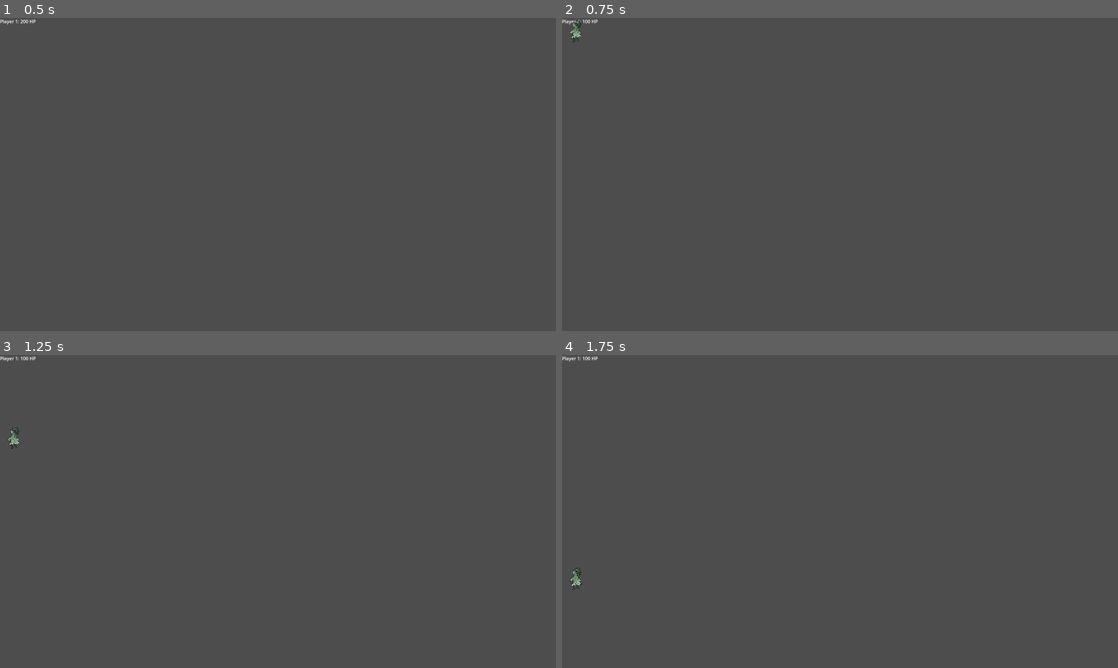
Above: before the commit, frames 1-4 (two rows, left to right).
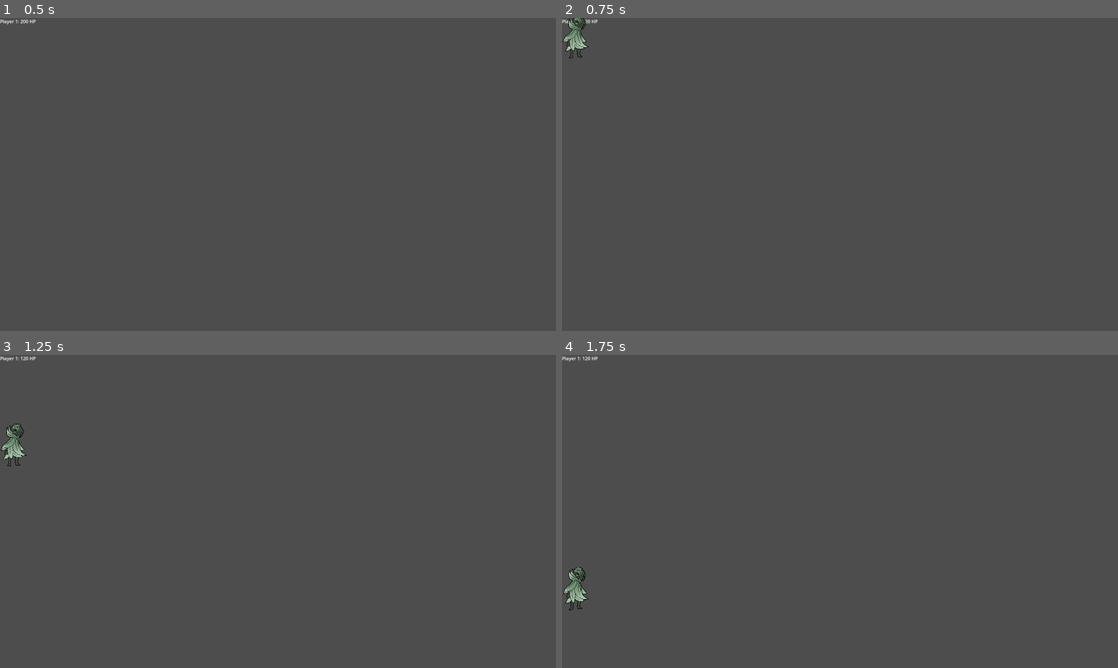
Above: after the commit, the same moments.

Repository: FablabMurat/2025GameJamCantal-2
Game: Godot game, scene res://main.tscn
Same seed, same stepped clock (60 frames per second), same inputs: the game is played once before the commit and once after it.
Inputs:
- Up to frame 1 (0.5 s): no input
- Up to frame 2 (0.75 s): tap Enter at 0.5 s
- Up to frame 3 (1.25 s): no input
- Up to frame 4 (1.75 s): no input

Frame 1 is identical in both runs. In frame 2, 0.3% of the frame differs, in the area x 0-5%, y 0-13%; in frame 3, 0.3%; in frame 4, 0.3%, in the area x 0-5%, y 0-82%.

Commit message:
feat: more animations handling

Diff:
--- a/data/character_data.gd
+++ b/data/character_data.gd
@@ -7,9 +7,11 @@
 @export var attacks: Dictionary
 @export var stats: CharacterStats
 @export var collision_shape: Shape2D
+@export var sprite_offset: Vector2
 
-func _init(name: String = "Placeholder", sprite: SpriteFrames = null, collisions: Shape2D = null, base_stats: CharacterStats = null) -> void:
+func _init(name: String = "Placeholder", sprite: SpriteFrames = null, collisions: Shape2D = null, base_stats: CharacterStats = null, animated_sprite_offset: Vector2 = Vector2.ZERO) -> void:
 	display_name = name
 	sprite_frames = sprite
 	stats = base_stats
 	collision_shape = collisions
+	sprite_offset = animated_sprite_offset
--- a/data/character_stats.gd
+++ b/data/character_stats.gd
@@ -9,7 +9,11 @@
 		health_change.emit()
 
 @export var speed: int
+@export var jump_strength: int
+@export var gravity: int
 
-func _init(base_health: int = 100, base_speed: int = 200) -> void:
+func _init(base_health: int = 100, base_speed: int = 300, base_jump_strength: int = 400, base_gravity: int = 900) -> void:
 	health = base_health
 	speed = base_speed
+	jump_strength = base_jump_strength
+	gravity = base_gravity
--- a/data/data.gd
+++ b/data/data.gd
@@ -2,7 +2,24 @@
 
 enum DeathReason { VOID, NO_HEALTH };
 
-const PROJECTILE_SPEED_FAST: int = 500
+enum ProjectileSpeed {PROJECTILE_SPEED_FAST = 500}
+
+enum CharacterSpeed {
+	CHARACTER_SPEED_FAST = 500,
+	CHARACTER_SPEED_MEDIUM = 300
+};
+
+enum JumpStrength {
+	JUMP_STRENGTH_HIGH = 600,
+	JUMP_STRENGTH_MEDIUM = 400
+};
+
+enum Gravity {
+	GRAVITY_LOW = 600,
+	GRAVITY_MEDIUM = 800,
+	GRAVITY_HIGH = 1000
+}
+
 
 var EXPLODE_ON_COLLIDE = func(projectile: Projectile, body: Node2D) -> void:
 	if body is Player:
@@ -13,28 +30,23 @@
 	"camelia_missile": ProjectileData.new(
 		preload("res://resources/projectiles/camelia_missile_sprite_frames.tres"),
 		preload("res://resources/projectiles/camelia_missile_shape.tres"),
-		PROJECTILE_SPEED_FAST,
+		ProjectileSpeed.PROJECTILE_SPEED_FAST,
 		EXPLODE_ON_COLLIDE
 	),
 }
 
 var CHARACTERS_DATA: Dictionary = {
-	"cyclamen": CharacterData.new(
-		"Cyclamen",
-		preload("res://resources/characters/cyclamen_sprite_frames.tres"),
-		null,
-		CharacterStats.new(100, 400)
-	),
-	"camelia": CharacterData.new(
-		"Camelia",
-		preload("res://resources/characters/camelia_sprite_frames.tres"),
-		null,
-		CharacterStats.new(100, 200)
-	),
 	"sauge": CharacterData.new(
 		"Sauge",
 		preload("res://resources/characters/sauge_sprite_frames.tres"),
 		preload("res://resources/characters/sauge_collision_shape.tres"),
-		CharacterStats.new(100, 200)
+		CharacterStats.new(120, CharacterSpeed.CHARACTER_SPEED_MEDIUM, JumpStrength.JUMP_STRENGTH_MEDIUM, Gravity.GRAVITY_HIGH)
+	),
+	"muguet": CharacterData.new(
+		"Muguet",
+		preload("res://resources/characters/muguet_sprite_frames.tres"),
+		preload("res://resources/characters/muguet_collision_shape.tres"),
+		CharacterStats.new(80, CharacterSpeed.CHARACTER_SPEED_FAST, JumpStrength.JUMP_STRENGTH_HIGH, Gravity.GRAVITY_MEDIUM),
+		Vector2(0, -70)
 	),
 }
--- a/data/projectile_data.gd
+++ b/data/projectile_data.gd
@@ -6,9 +6,11 @@
 var speed: int
 # func(projectile: Projectile, body: Node2D)
 var collision_handler: Callable
+var lifetime: int
 
-func _init(sprite: SpriteFrames, collisions: Shape2D, move_speed: int, on_collision: Callable) -> void:
+func _init(sprite: SpriteFrames, collisions: Shape2D, move_speed: int, on_collision: Callable, life_time: int = -1) -> void:
 	sprite_frames = sprite;
 	collision_shape = collisions;
 	speed = move_speed;
 	collision_handler = on_collision;
+	lifetime = life_time
--- a/main.gd
+++ b/main.gd
@@ -21,9 +21,12 @@
 		$Gui/InFightGui/RichTextLabel.add_text("Player %d: %d HP\n" % [(player as Player).id, (player as Player).stats.health]);
 
 
+var current_character: int = 0
+
 func init_player(id: int) -> Player:
 	var player = preload("res://player.tscn").instantiate()
-	player.init_character("sauge")
+	player.init_character(["sauge", "muguet"][current_character])
+	current_character+=1;
 	player.id = id
 	add_child(player);
 	player.position.x = 50
--- a/player.gd
+++ b/player.gd
@@ -2,10 +2,6 @@
 extends CharacterBody2D
 
 signal death(reason: Data.DeathReason)
-
-# Vertical impulse applied to the character upon jumping
-@export var JUMP_IMPULSE = -400
-var gravity = ProjectSettings.get_setting("physics/2d/default_gravity");
 
 var id: int;
 
@@ -13,6 +9,7 @@
 var target_velocity: Vector2 = Vector2.ZERO;
 var facing = 0;
 var try_jump: bool = false
+var running: bool = false
 
 var base_stats: CharacterStats
 var stats: CharacterStats
@@ -23,6 +20,7 @@
 	stats = base_stats.duplicate();
 	$WorldCollision.shape = data.collision_shape;
 	$AnimatedSprite2D.sprite_frames = data.sprite_frames;
+	$AnimatedSprite2D.offset = data.sprite_offset
 	$AnimatedSprite2D.play("idle")
 
 func _ready() -> void:
@@ -39,7 +37,10 @@
 	if (event is InputEventJoypadButton):
 		if (event as InputEventJoypadButton).button_index == JOY_BUTTON_A:
 			try_jump = event.pressed;
-		if (event as InputEventJoypadButton).button_index == JOY_BUTTON_X && event.pressed:
+		if (event as InputEventJoypadButton).button_index == JOY_BUTTON_X:
+			running = event.pressed;
+		if (event as InputEventJoypadButton).button_index == JOY_BUTTON_B && event.pressed:
+			$AnimatedSprite2D.play("attack")
 			var projectile = preload("res://projectile.tscn").instantiate();
 			projectile.init_projectile("camelia_missile")
 			projectile.position = position;
@@ -48,23 +49,28 @@
 			get_parent().add_child(projectile);
 
 func _physics_process(delta):
-	if not is_on_floor():
-		velocity.y += gravity * delta
+	var on_floor = is_on_floor();
+
+	if not on_floor:
+		$AnimatedSprite2D.play("jump");
+		velocity.y += stats.gravity * delta
 
 	if abs(left_joystick_direction.x) > 0.2:
-		velocity.x = left_joystick_direction.x * stats.speed
-		if abs(velocity.x) < 0.01:
-			facing = 0;
-			$AnimatedSprite2D.play("idle");
-		else:
+		velocity.x = left_joystick_direction.x * stats.speed * (1.5 if running and on_floor else 1)
+
+		if on_floor:
 			$AnimatedSprite2D.play("walk");
-			facing = velocity.x;
-			$AnimatedSprite2D.flip_h = facing < 0;
+		facing = velocity.x;
+		$AnimatedSprite2D.flip_h = facing < 0;
 	else:
 		velocity.x = velocity.x / 1.2;
+		facing = 0;
+		if on_floor and !($AnimatedSprite2D.is_playing() and $AnimatedSprite2D.animation=="attack"):
+			$AnimatedSprite2D.play("idle");
 
-	if try_jump and is_on_floor():
-		velocity.y = JUMP_IMPULSE;
+
+	if try_jump and on_floor:
+		velocity.y = -stats.jump_strength;
 	move_and_slide();
 
 func handle_death(reason: Data.DeathReason):
--- a/player.tscn
+++ b/player.tscn
@@ -1,17 +1,16 @@
-[gd_scene load_steps=3 format=3 uid="uid://bnnav48dalni8"]
+[gd_scene load_steps=2 format=3 uid="uid://bnnav48dalni8"]
 
 [ext_resource type="Script" path="res://player.gd" id="1_6vsy3"]
-[ext_resource type="Shape2D" uid="uid://bjk8hde3xsqu5" path="res://resources/characters/sauge_collision_shape.tres" id="2_4epe3"]
 
 [node name="Player" type="CharacterBody2D"]
+scale = Vector2(2, 2)
 collision_layer = 2
 floor_snap_length = 10.0
 safe_margin = 0.15
 script = ExtResource("1_6vsy3")
 
 [node name="WorldCollision" type="CollisionShape2D" parent="."]
-position = Vector2(0, -1)
-shape = ExtResource("2_4epe3")
+position = Vector2(0, 10)
 
 [node name="AnimatedSprite2D" type="AnimatedSprite2D" parent="."]
 scale = Vector2(0.1, 0.1)
--- /dev/null
+++ b/resources/characters/muguet_collision_shape.tres
@@ -0,0 +1,5 @@
+[gd_resource type="CapsuleShape2D" format=3 uid="uid://xb4173xa74kx"]
+
+[resource]
+radius = 17.0
+height = 55.0
--- /dev/null
+++ b/resources/characters/muguet_sprite_frames.tres
@@ -0,0 +1,82 @@
+[gd_resource type="SpriteFrames" load_steps=13 format=3 uid="uid://d2wqeyddx3mop"]
+
+[ext_resource type="Texture2D" uid="uid://c4wcc5teu35vs" path="res://assets/characters/muguet/idle_1.png" id="1_cn43k"]
+[ext_resource type="Texture2D" uid="uid://c1l242yaqtp5q" path="res://assets/characters/muguet/attack_1.png" id="1_en0th"]
+[ext_resource type="Texture2D" uid="uid://tmsc0bsp5q8v" path="res://assets/characters/muguet/walk_1.png" id="1_in1gh"]
+[ext_resource type="Texture2D" uid="uid://dmii01gerekf1" path="res://assets/characters/muguet/idle_2.png" id="2_hnfqt"]
+[ext_resource type="Texture2D" uid="uid://cxfwy6aac51xm" path="res://assets/characters/muguet/attack_2.png" id="2_jhdnj"]
+[ext_resource type="Texture2D" uid="uid://j2a2db3f3a12" path="res://assets/characters/muguet/walk_2.png" id="2_wmfon"]
+[ext_resource type="Texture2D" uid="uid://i3pxwof2gb75" path="res://assets/characters/muguet/idle_3.png" id="3_hc8f5"]
+[ext_resource type="Texture2D" uid="uid://b7wodh76k7bux" path="res://assets/characters/muguet/attack_3.png" id="3_qg3me"]
+[ext_resource type="Texture2D" uid="uid://dew7h7isu6pxe" path="res://assets/characters/muguet/walk_3.png" id="3_stdoa"]
+[ext_resource type="Texture2D" uid="uid://mh0ns2ipso6s" path="res://assets/characters/muguet/jump_1.png" id="4_pgsau"]
+[ext_resource type="Texture2D" uid="uid://jsjpvwnu5omq" path="res://assets/characters/muguet/jump_2.png" id="5_gyqsr"]
+[ext_resource type="Texture2D" uid="uid://cvbcey5mswmk" path="res://assets/characters/muguet/jump_3.png" id="6_va1vs"]
+
+[resource]
+animations = [{
+"frames": [{
+"duration": 1.0,
+"texture": ExtResource("1_en0th")
+}, {
+"duration": 1.0,
+"texture": ExtResource("2_jhdnj")
+}, {
+"duration": 1.0,
+"texture": ExtResource("3_qg3me")
+}, {
+"duration": 1.0,
+"texture": ExtResource("2_jhdnj")
+}],
+"loop": false,
+"name": &"attack",
+"speed": 10.0
+}, {
+"frames": [{
+"duration": 1.0,
+"texture": ExtResource("1_cn43k")
+}, {
+"duration": 1.0,
+"texture": ExtResource("2_hnfqt")
+}, {
+"duration": 1.0,
+"texture": ExtResource("3_hc8f5")
+}, {
+"duration": 1.0,
+"texture": ExtResource("2_hnfqt")
+}],
+"loop": true,
+"name": &"idle",
+"speed": 5.0
+}, {
+"frames": [{
+"duration": 1.0,
+"texture": ExtResource("4_pgsau")
+}, {
+"duration": 1.0,
+"texture": ExtResource("5_gyqsr")
+}, {
+"duration": 1.0,
+"texture": ExtResource("6_va1vs")
+}],
+"loop": true,
+"name": &"jump",
+"speed": 5.0
+}, {
+"frames": [{
+"duration": 1.0,
+"texture": ExtResource("1_in1gh")
+}, {
+"duration": 1.0,
+"texture": ExtResource("2_wmfon")
+}, {
+"duration": 1.0,
+"texture": ExtResource("3_stdoa")
+}, {
+"duration": 1.0,
+"texture": ExtResource("2_wmfon")
+}],
+"loop": true,
+"name": &"walk",
+"speed": 5.0
+}]
--- a/resources/characters/sauge_collision_shape.tres
+++ b/resources/characters/sauge_collision_shape.tres
@@ -1,5 +1,5 @@
 [gd_resource type="CapsuleShape2D" format=3 uid="uid://bjk8hde3xsqu5"]
 
 [resource]
-radius = 21.0
-height = 74.0
+radius = 19.0
+height = 70.0
--- a/resources/characters/sauge_sprite_frames.tres
+++ b/resources/characters/sauge_sprite_frames.tres
@@ -1,8 +1,11 @@
-[gd_resource type="SpriteFrames" load_steps=4 format=3 uid="uid://kbgs6lma1wiv"]
+[gd_resource type="SpriteFrames" load_steps=7 format=3 uid="uid://kbgs6lma1wiv"]
 
 [ext_resource type="Texture2D" uid="uid://dev7p6swp461o" path="res://assets/characters/sauge/idle_1.png" id="1_207vd"]
 [ext_resource type="Texture2D" uid="uid://bdmhxjymtdr7l" path="res://assets/characters/sauge/idle_2.png" id="2_xe0fb"]
 [ext_resource type="Texture2D" uid="uid://fy6weip2q3ed" path="res://assets/characters/sauge/idle_3.png" id="3_iil4p"]
+[ext_resource type="Texture2D" uid="uid://e4x8ijc8isk2" path="res://assets/characters/sauge/walk_1.png" id="4_w5thl"]
+[ext_resource type="Texture2D" uid="uid://buvj7e2ud2itv" path="res://assets/characters/sauge/walk_2.png" id="5_6d7v7"]
+[ext_resource type="Texture2D" uid="uid://berb8rdye81n1" path="res://assets/characters/sauge/walk_3.png" id="6_auet2"]
 
 [resource]
 animations = [{
@@ -23,7 +26,16 @@
 "name": &"idle",
 "speed": 5.0
 }, {
-"frames": [],
+"frames": [{
+"duration": 1.0,
+"texture": ExtResource("4_w5thl")
+}, {
+"duration": 1.0,
+"texture": ExtResource("6_auet2")
+}, {
+"duration": 1.0,
+"texture": ExtResource("5_6d7v7")
+}],
 "loop": true,
 "name": &"walk",
 "speed": 5.0
--- a/world.gd
+++ b/world.gd
@@ -9,7 +9,7 @@
 
 func _on_hazard_timer_timeout() -> void:
 	var new_material = ShaderMaterial.new()
-	var hazard = randi() % Hazard.size();
+	var hazard = randi() % Hazard.size()+200;
 	if hazard == Hazard.RAIN:
 		if season == Season.WINTER:
 			new_material.shader = preload("res://resources/shaders/snow.gdshader")
Binary file added: assets/characters/muguet/attack_1.png
Not shown, added: assets/characters/muguet/attack_1.png.import
Binary file added: assets/characters/muguet/attack_2.png
Not shown, added: assets/characters/muguet/attack_2.png.import
Binary file added: assets/characters/muguet/attack_3.png
Not shown, added: assets/characters/muguet/attack_3.png.import
Binary file added: assets/characters/muguet/idle_1.png
Not shown, added: assets/characters/muguet/idle_1.png.import
Binary file added: assets/characters/muguet/idle_2.png
Not shown, added: assets/characters/muguet/idle_2.png.import
Binary file added: assets/characters/muguet/idle_3.png
Not shown, added: assets/characters/muguet/idle_3.png.import
(and 23 more such lines)
